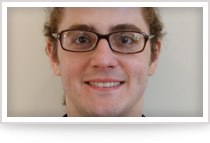
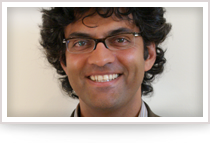
Layers edited between the first and the second w=210, h=143 image:
hid "Layer 3" over bbox(7, 7, 203, 117)
